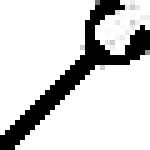
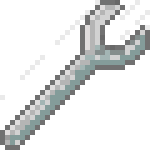
Before/after of a 150 × 150 layered artwork. What changed in the layer stack:
renamed "Polygon 1" to "Line 3", painted on it over [0, 0, 150, 150]
removed layer "Line 1" over [0, 15, 140, 150]
